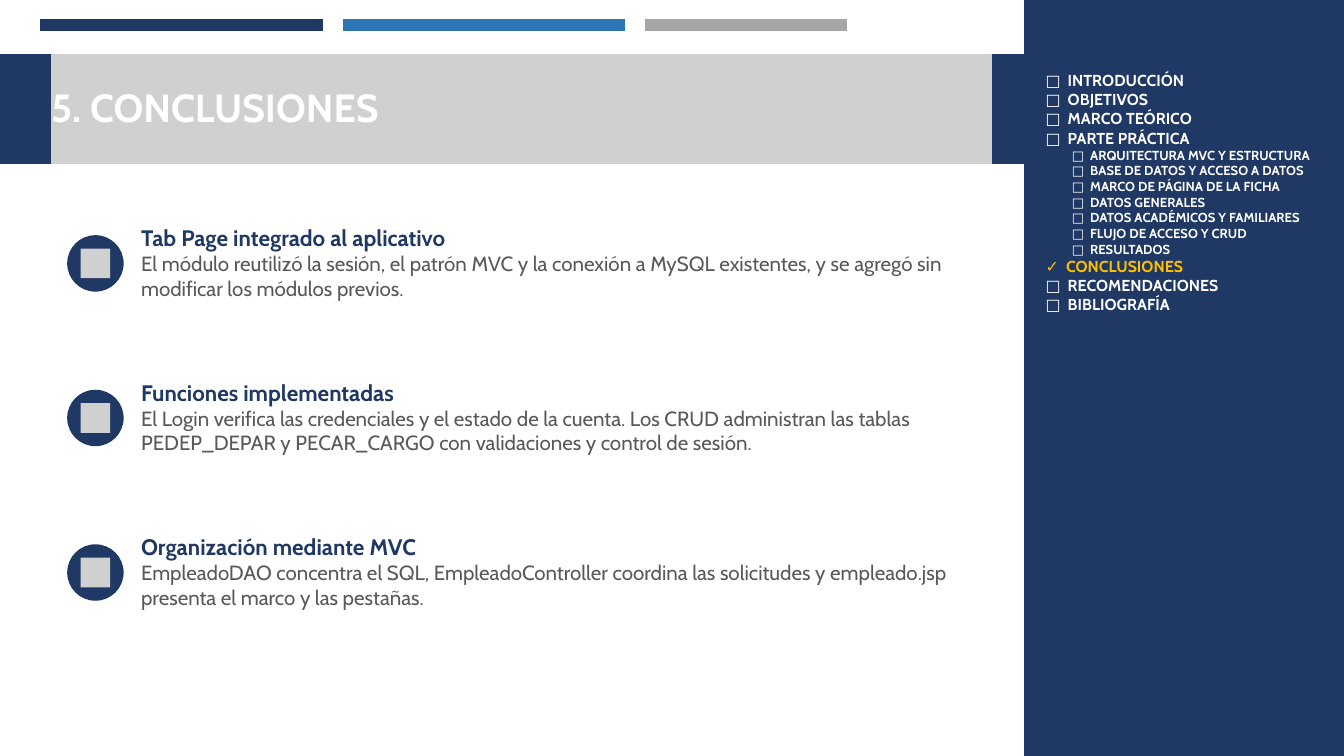
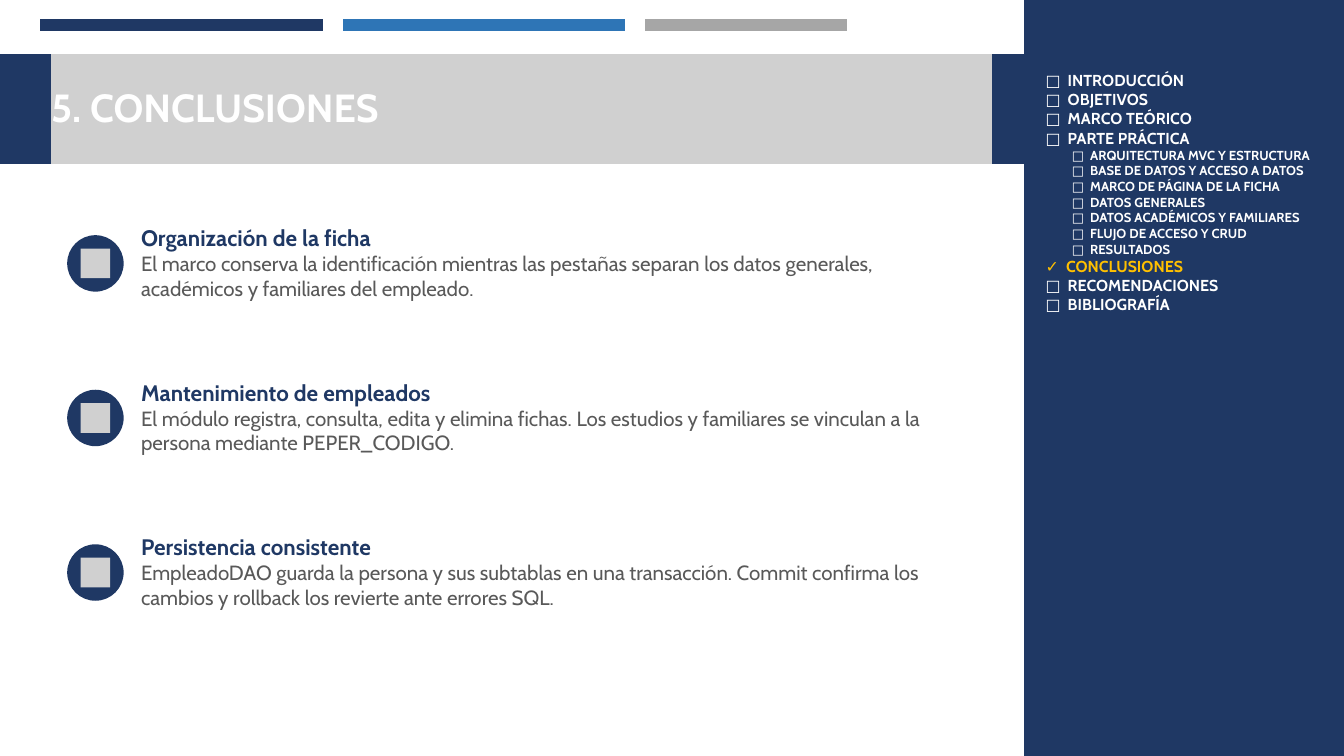
Before and after one commit to Josue-Chango/SIDH_GR02, a slide deck: slide 9 of JAVA/TABPAGE/02. DOCUMENTACION/LOGIN_CRUD_JAVA_MYSQL_GR02_FINAL.pptx. Drawn at 1344x756 pixels with LibreOffice and Linux fonts; fonts in the diff are those of the drawing; grey boxes stand for pictures. Boxes give left, top, right and bottom in pixels: in the first picture for what was removed or moved away, otherwise in the second. Text is boxed around its words. In the diff, an @@ line names an element or a change of style, - is before the commit and + after.

```diff
--- a/JAVA/TABPAGE/02. DOCUMENTACION/LOGIN_CRUD_JAVA_MYSQL_GR02_FINAL.pptx
+++ b/JAVA/TABPAGE/02. DOCUMENTACION/LOGIN_CRUD_JAVA_MYSQL_GR02_FINAL.pptx
@@ text at (141,229,873,301): text changed @@
-Tab Page integrado al aplicativo
-El módulo reutilizó la sesión, el patrón MVC y la conexión a MySQL existentes, y se agregó sin modificar los módulos previos.
+Organización de la ficha
+El marco conserva la identificación mientras las pestañas separan los datos generales, académicos y familiares del empleado.
@@ text at (141,384,920,455): text changed @@
-Funciones implementadas
-El Login verifica las credenciales y el estado de la cuenta. Los CRUD administran las tablas PEDEP_DEPAR y PECAR_CARGO con validaciones y control de sesión.
+Mantenimiento de empleados
+El módulo registra, consulta, edita y elimina fichas. Los estudios y familiares se vinculan a la persona mediante PEPER_CODIGO.
@@ text at (141,539,919,610): text changed @@
-Organización mediante MVC
-EmpleadoDAO concentra el SQL, EmpleadoController coordina las solicitudes y empleado.jsp presenta el marco y las pestañas.
+Persistencia consistente
+EmpleadoDAO guarda la persona y sus subtablas en una transacción. Commit confirma los cambios y rollback los revierte ante errores SQL.
```
Also in this commit, not shown: 8 other slides changed.
